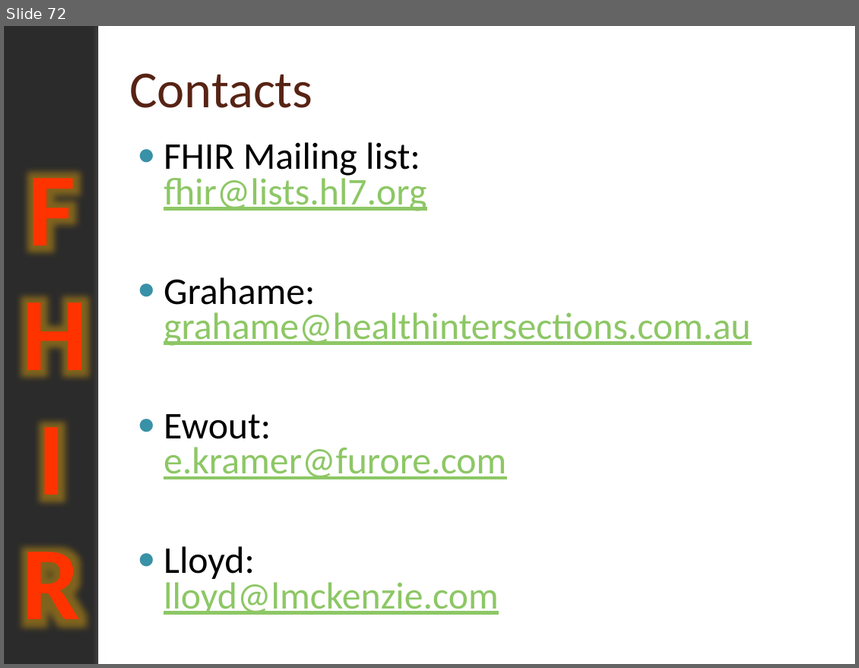
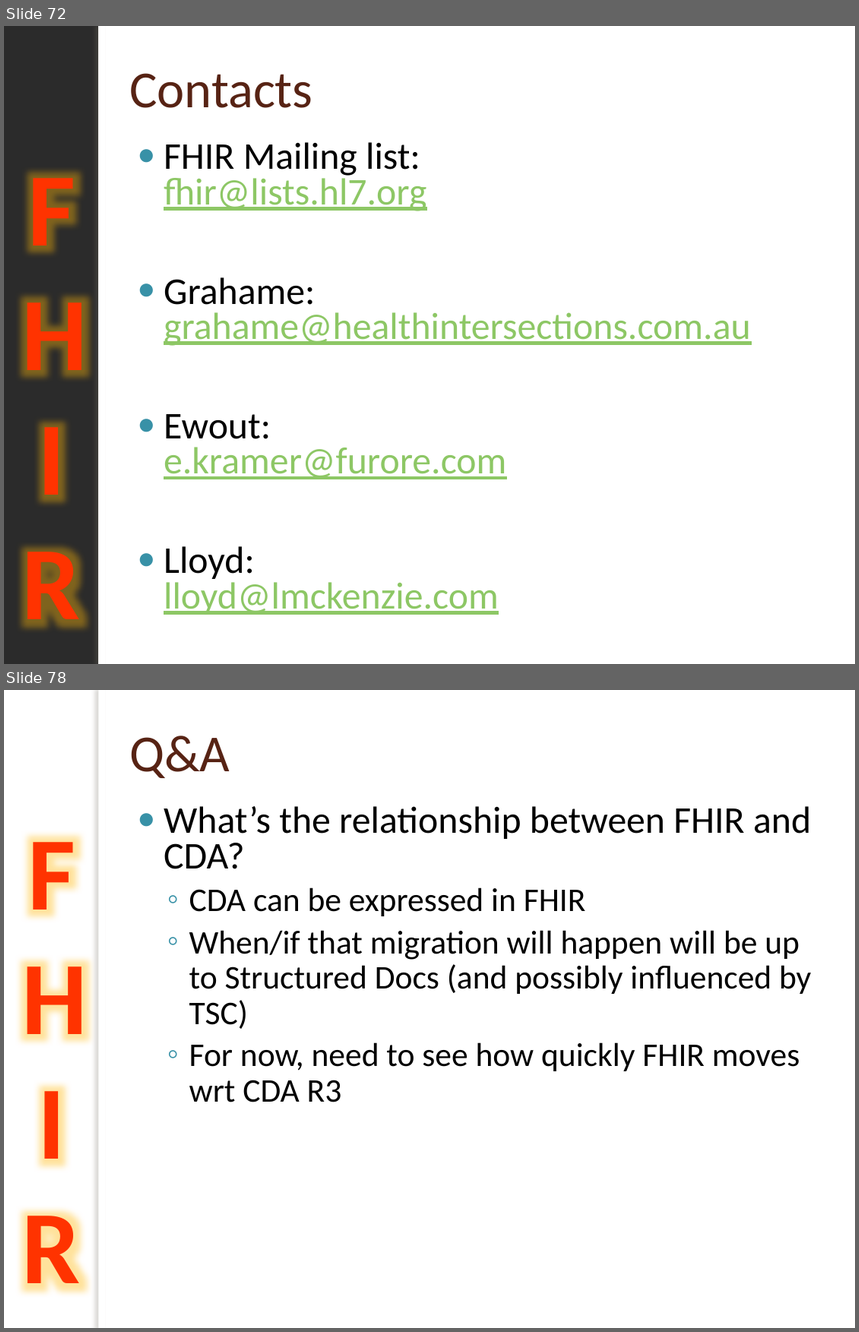
Before and after one commit to vista-novo/fhir, a slide deck: presentations/2012-May WGM Tutorials/201205 WGM Introduction to FHIR.pptx. Shown one above the other, each under a label of ours: slide 72 before the commit, slides 72 and 78 after it; the slides between them are not shown. The pictures are 859x668 and 859x1332 pixels, drawn with LibreOffice and Linux fonts; fonts in the diff are those of the drawing; background and template pictures are left out; a plain dark background stands for a picture behind light text. Boxes give left, top, right and bottom in pixels: in the first picture for what was removed or moved away, otherwise in the second. Text is boxed around its words. In the diff, an @@ line names an element or a change of style, - is before the commit and + after.

```diff
--- a/presentations/2012-May WGM Tutorials/201205 WGM Introduction to FHIR.pptx
+++ b/presentations/2012-May WGM Tutorials/201205 WGM Introduction to FHIR.pptx
@@ slide 78 added at <box>4,690,855,1328</box>, background picture (left out); not listed: 2 template elements that a slide beside it also shows @@
@@ title added at <box>129,736,230,778</box>, 44 pt, text #572314 @@
+Q&A
@@ text added at <box>164,806,811,1103</box>, 28 pt, text #000000 @@
+● What’s the relationship between FHIR and CDA?
+  ◦ CDA can be expressed in FHIR
+  ◦ When/if that migration will happen will be up to Structured Docs (and possibly influenced by TSC)
+  ◦ For now, need to see how quickly FHIR moves wrt CDA R3
```
Also in this commit, not shown: 5 slides changed, 8 other slides added, 1 other file.
